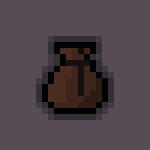
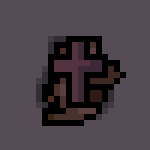
Layered file, before and after one edit (w=150, h=150). Changes by layer:
showed "PrayerIcon.png" over [48, 36, 108, 108]
added layer "PrayIcon.png" above "InventoryIcon.png" over [42, 36, 126, 126]
